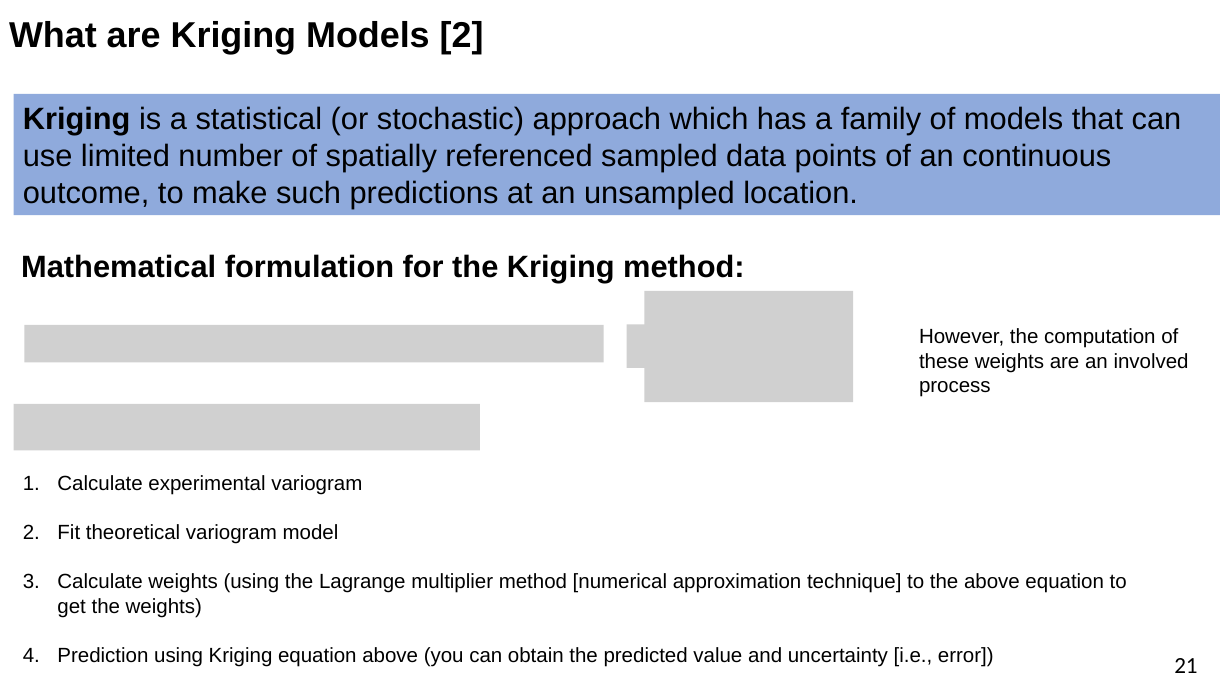
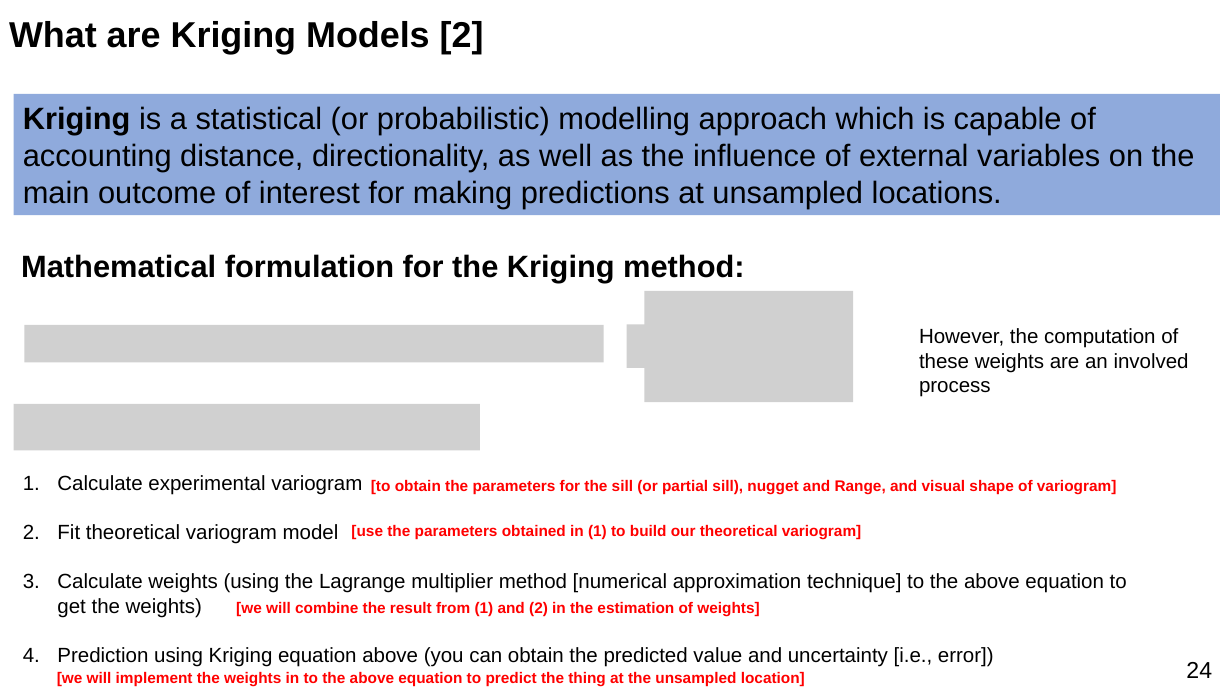
Before and after one commit to UCLPG-MSC-SGDS/GEOG0114, a slide deck: slide 24 of Lecture_notes_powerpoint/Week 6 Lecture Notes - Geostatistical Modelling.pptx (slide 21 before the commit). Drawn at 1232x693 pixels with LibreOffice and Linux fonts; fonts in the diff are those of the drawing; grey boxes stand for pictures. Boxes give left, top, right and bottom in pixels: in the first picture for what was removed or moved away, otherwise in the second. Text is boxed around its words. In the diff, an @@ line names an element or a change of style, - is before the commit and + after.

```diff
--- a/Lecture_notes_powerpoint/Week 6 Lecture Notes - Geostatistical Modelling.pptx
+++ b/Lecture_notes_powerpoint/Week 6 Lecture Notes - Geostatistical Modelling.pptx
@@ text in rectangle at (23,106,1195,208): text changed @@
-Kriging is a statistical (or stochastic) approach which has a family of models that can use limited number of spatially referenced sampled data points of an continuous outcome, to make such predictions at an unsampled location.
+Kriging is a statistical (or probabilistic) modelling approach which is capable of accounting distance, directionality, as well as the influence of external variables on the main outcome of interest for making predictions at unsampled locations.
@@ text added at (371,480,1116,494), 12 pt, text #FF0000, bold @@
+[to obtain the parameters for the sill (or partial sill), nugget and Range, and visual shape of variogram]
@@ text added at (351,525,861,540), 12 pt, text #FF0000, bold @@
+[use the parameters obtained in (1) to build our theoretical variogram]
@@ text added at (236,602,759,617), 12 pt, text #FF0000, bold @@
+[we will combine the result from (1) and (2) in the estimation of weights]
@@ page number removed at (1174,658,1197,673) @@
-21
@@ text added at (57,672,805,686), 12 pt, text #FF0000, bold @@
+[we will implement the weights in to the above equation to predict the thing at the unsampled location]
@@ page number added at (1186,662,1212,678), 18 pt, text #000000 @@
+24
```
Also in this commit, not shown: 34 other slides changed, 4 slides added, 3 other files.
